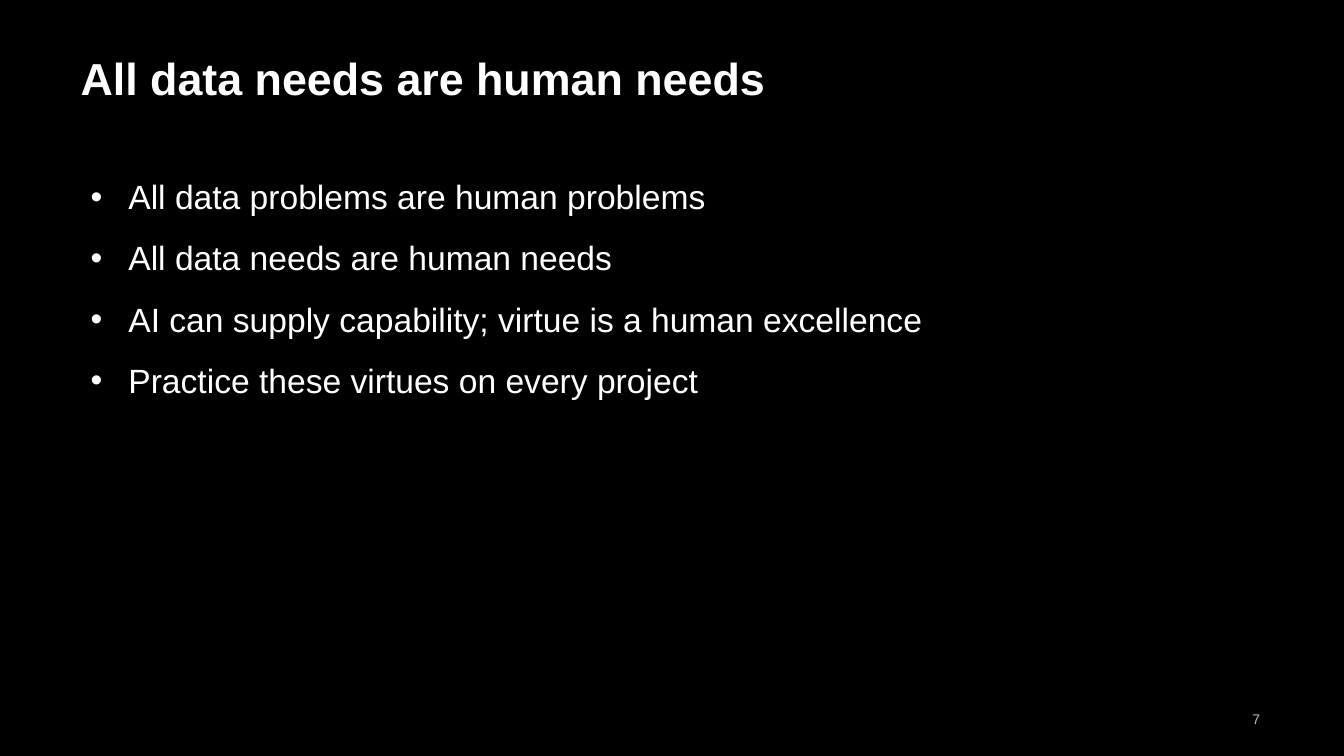
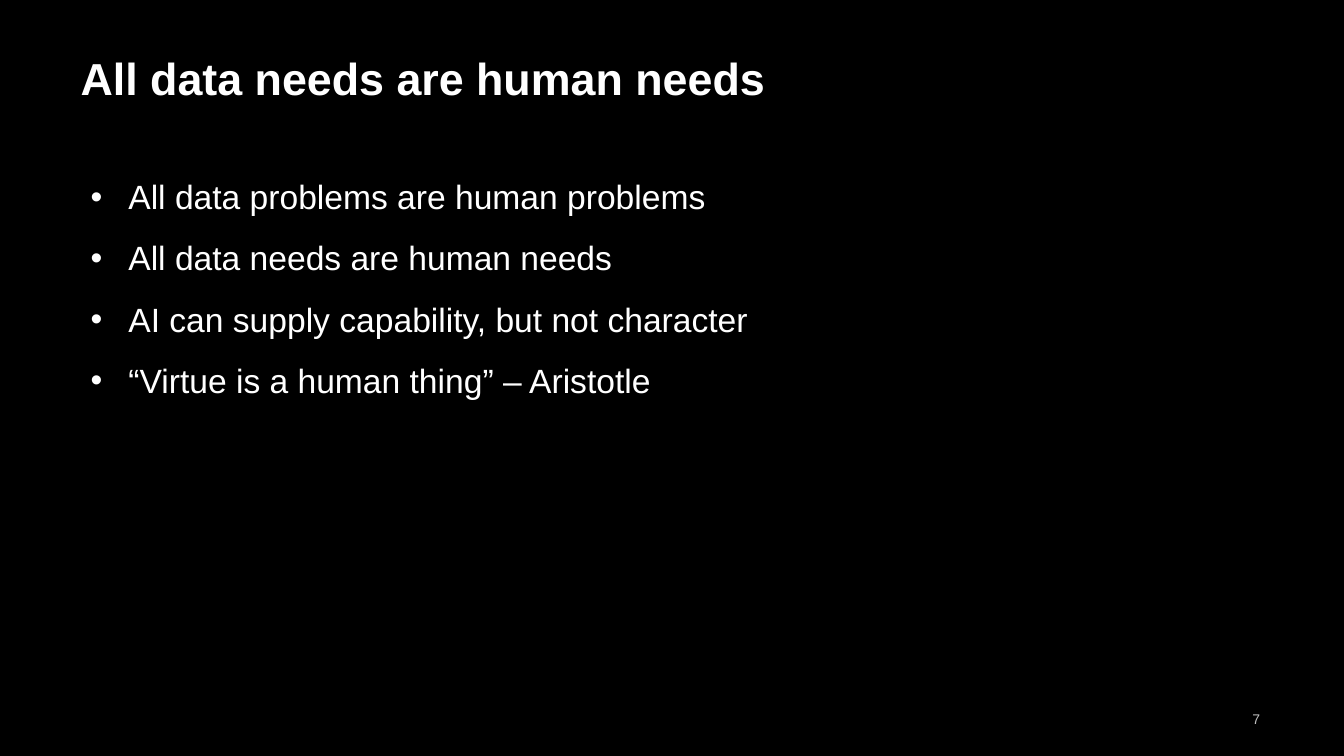
Before and after one commit to andrewcistola/Advanced-Data-Analytics-for-Health-Professionals, a slide deck: slide 7 of special-lectures/special03_virtues_for_the_data_analyst.pptx. Drawn at 1344x756 pixels with LibreOffice and Linux fonts; fonts in the diff are those of the drawing. Boxes give left, top, right and bottom in pixels: in the first picture for what was removed or moved away, otherwise in the second. Text is boxed around its words. In the diff, an @@ line names an element or a change of style, - is before the commit and + after.

```diff
--- a/special-lectures/special03_virtues_for_the_data_analyst.pptx
+++ b/special-lectures/special03_virtues_for_the_data_analyst.pptx
@@ text at [128, 307, 748, 400]: text changed @@
-• AI can supply capability; virtue is a human excellence
-• Practice these virtues on every project
+• AI can supply capability, but not character
+• “Virtue is a human thing” – Aristotle
```
